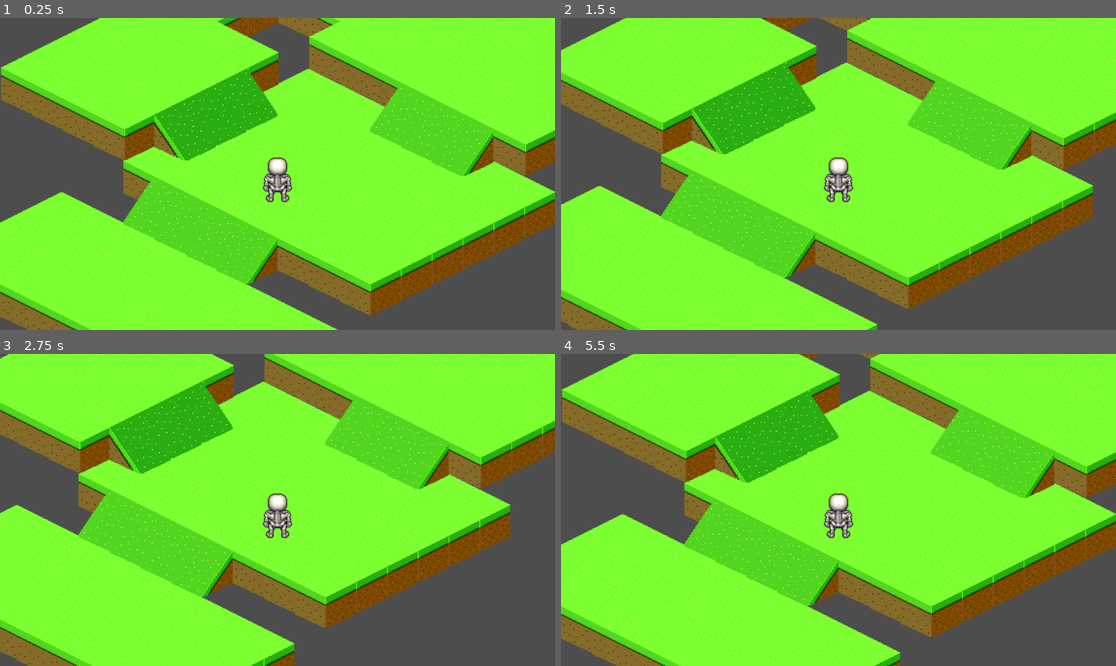
Above: before the commit, frames 1-4 (two rows, left to right).
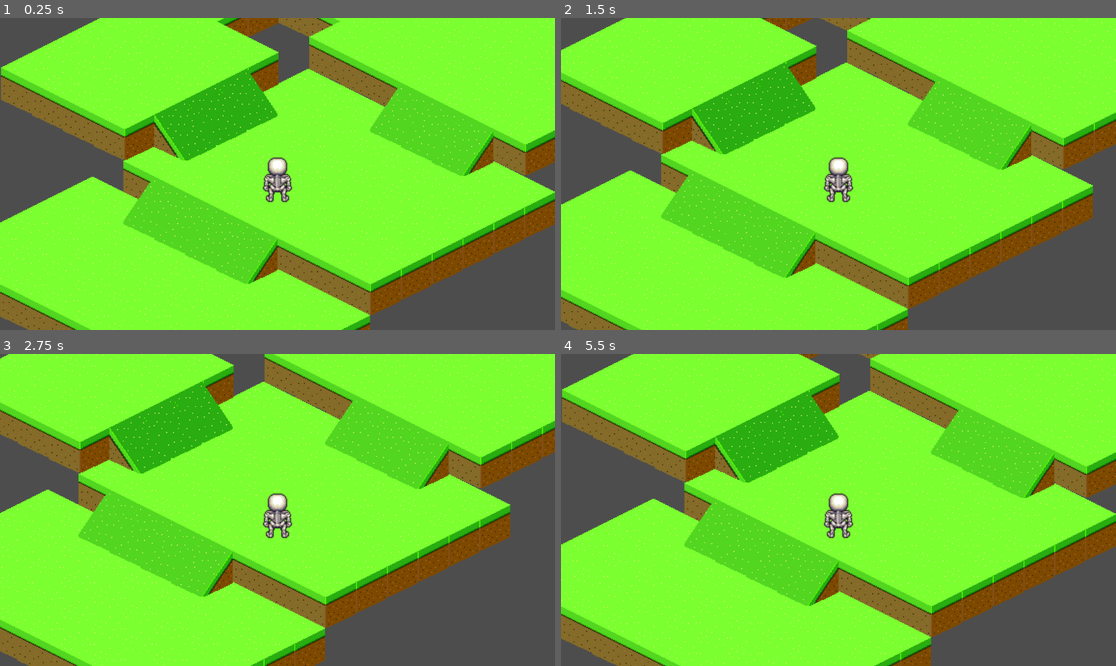
Above: after the commit, the same moments.

Repository: quinnban/fuzzy-garbanzo
Game: Godot game, scene res://Map/map.tscn
Two runs of this game, one before a commit and one after it. Both use one fixed random seed, a clock stepped at 60 frames per second and the inputs below.
Inputs:
- Up to frame 1 (0.25 s): no input
- Up to frame 2 (1.5 s): tap Enter at 0.5 s; hold Right (ui_right) 0.53-1.28 s; hold Down (ui_down) from 1.28 s (still down)
- Up to frame 3 (2.75 s): release Down (ui_down) at 2.03 s; hold Right (ui_right) from 2.03 s (still down)
- Up to frame 4 (5.5 s): release Right (ui_right) at 2.78 s; hold Up (ui_up) 2.78-3.53 s; hold Left (ui_left) 3.53-5.03 s; hold Down (ui_down) from 5.03 s (still down)

The runs differ from the first frame. In frame 1, 2.8% of the frame differs, in the area x 11-67%, y 50-100%; in frame 2, 2.9%; in frame 3, 3.1%, in the area x 3-59%, y 43-100%; in frame 4, 3.0%.

Commit message:
fix colisions

Diff:
--- a/anime-showdown/Map/colisionLayer.gd
+++ b/anime-showdown/Map/colisionLayer.gd
@@ -1,9 +1,18 @@
 extends TileMapLayer
 
-func _ready() -> void:
-	var tiles = get_used_cells()
-	for tile: Vector2i in tiles:
+#func _ready() -> void:
+	#var tiles = get_used_cells()
+	#for tile: Vector2i in tiles:
+		#var aroundTiles := get_surrounding_cells(tile)
+		#for sourondingTile: Vector2i in aroundTiles:
+			#if get_cell_source_id(sourondingTile) == -1:
+				#set_cell(sourondingTile,0,Vector2i.ZERO)
+
+func placeBoundary(tiles: Array) -> void:
+	var ourTiles = get_used_cells()
+	for tile: Vector2i in ourTiles:
 		var aroundTiles := get_surrounding_cells(tile)
 		for sourondingTile: Vector2i in aroundTiles:
-			if get_cell_source_id(sourondingTile) == -1:
-				set_cell(sourondingTile,0,Vector2i.ZERO)
+			if tiles.find(sourondingTile) == -1:
+				if get_cell_source_id(sourondingTile) == -1:
+					set_cell(sourondingTile,0,Vector2i.ZERO)
--- /dev/null
+++ b/anime-showdown/Map/map.gd
@@ -0,0 +1,11 @@
+extends Node2D
+
+func _ready() -> void:
+	var layer1 = $"Layer 1";
+	var layer2 =$"Layer 2";
+	var layer3 =$"Layer 3";
+	var tiles = layer1.get_used_cells() + layer2.get_used_cells() + layer3.get_used_cells();
+
+	layer1.placeBoundary(tiles)
+	layer2.placeBoundary(tiles)
+	layer3.placeBoundary(tiles)
--- a/anime-showdown/Map/map.tscn
+++ b/anime-showdown/Map/map.tscn
@@ -1,5 +1,6 @@
-[gd_scene load_steps=13 format=4 uid="uid://c3xnk02dc4pe7"]
+[gd_scene load_steps=14 format=4 uid="uid://c3xnk02dc4pe7"]
 
+[ext_resource type="Script" uid="uid://dd7icwo6qcqaw" path="res://Map/map.gd" id="1_5ej7w"]
 [ext_resource type="Texture2D" uid="uid://vv8kys5gx612" path="res://Map/Tiles/blocks_89.png" id="1_86j4t"]
 [ext_resource type="Texture2D" uid="uid://bldonm5ik5d36" path="res://Map/Tiles/blocks_2.png" id="2_8svjd"]
 [ext_resource type="Texture2D" uid="uid://mn3y77ih4tuo" path="res://Map/Tiles/blocks_3.png" id="3_3g1qk"]
@@ -50,6 +51,7 @@
 sources/3 = SubResource("TileSetAtlasSource_ptuj4")
 
 [node name="Map" type="Node2D"]
+script = ExtResource("1_5ej7w")
 
 [node name="Layer 1" type="TileMapLayer" parent="."]
 y_sort_enabled = true
@@ -71,11 +73,12 @@
 y_sort_enabled = true
 texture_filter = 1
 position = Vector2(1, 0)
-tile_map_data = PackedByteArray("AAAAAAUAAQAAAAAAAAABAAUAAQA …(576 unchanged characters)… AAAAAAAD//wUAAQAAAAAAAAD+/wUAAQAAAAAAAAA=")
+tile_map_data = PackedByteArray("AAAAAAUAAQAAAAAAAAABAAUAAQA …(576 unchanged characters)… AAAAAAAD//wUAAQAAAAAAAAD+/wUAAQAAAAAAAAACAAYAAwAAAAAAAAABAAYAAwAAAAAAAAAAAAYAAwAAAAAAAAD//wYAAwAAAAAAAAADAAYAAwAAAAAAAAAEAAYAAwAAAAAAAAAFAAYAAwAAAAAAAAD+/wYAAwAAAAAAAAD9/wYAAwAAAAAAAAA=")
 tile_set = SubResource("TileSet_rr5ff")
 script = ExtResource("5_8svjd")
 
 [node name="Player" parent="." instance=ExtResource("6_d1580")]
+z_index = 2
 position = Vector2(-63, 46)
 script = ExtResource("7_5ej7w")
 
Not shown, added: anime-showdown/Map/map.gd.uid
